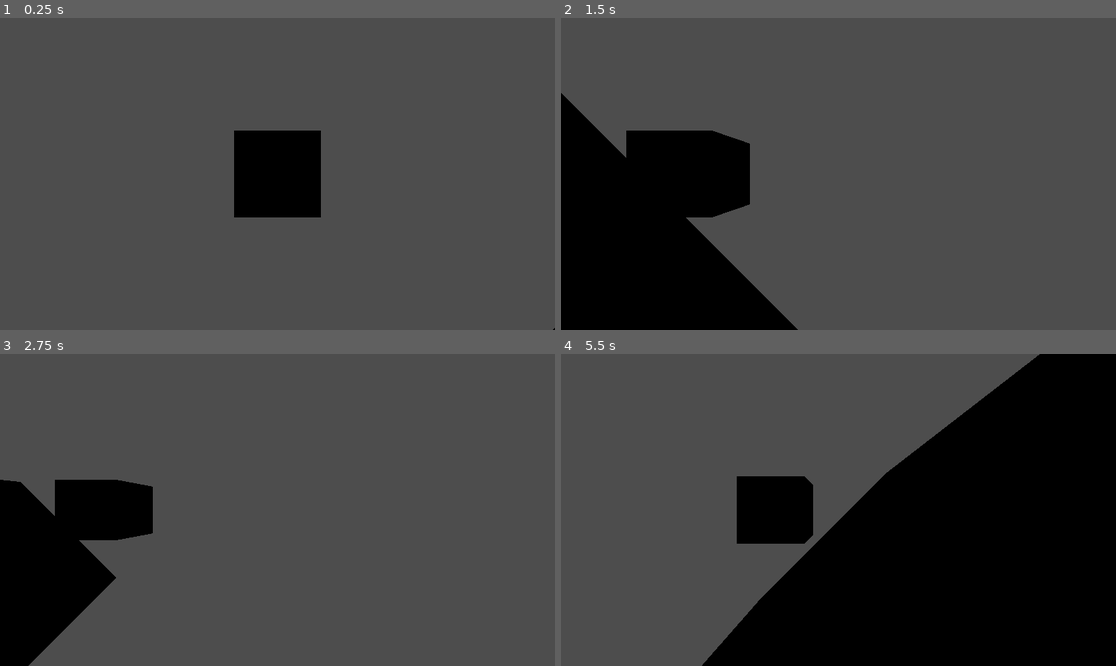
Above: before the commit, frames 1-4 (two rows, left to right).
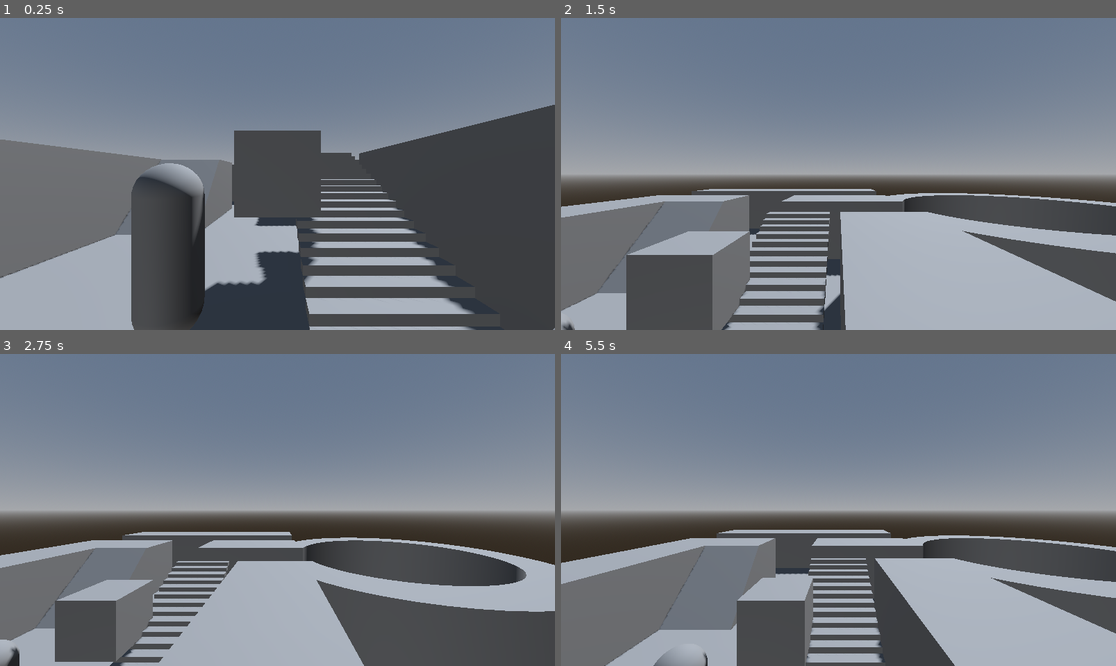
Above: after the commit, the same moments.

Repository: sgc6512/dungeon-crawl-jam
Game: Godot game, scene res://main.tscn
Two runs of this game, one before a commit and one after it. Both use one fixed random seed, a clock stepped at 60 frames per second and the inputs below.
Inputs:
- Up to frame 1 (0.25 s): no input
- Up to frame 2 (1.5 s): tap Enter at 0.5 s; hold D (right) 0.53-1.28 s; hold S (down) from 1.28 s (still down)
- Up to frame 3 (2.75 s): release S (down) at 2.03 s; hold D (right) from 2.03 s (still down)
- Up to frame 4 (5.5 s): release D (right) at 2.78 s; hold W (up) 2.78-3.53 s; hold A (left) 3.53-5.03 s; hold S (down) from 5.03 s (still down)

The runs differ from the first frame. In frame 1, 73% of the frame differs, in the area x 0-100%, y 0-100%; in frame 2, 89%; in frame 3, 82%; in frame 4, 98%.

Commit message:
Added floor check
TODO: BUG, It only works when player is stopped.

Diff:
--- a/main.tscn
+++ b/main.tscn
@@ -1,6 +1,7 @@
-[gd_scene load_steps=6 format=3 uid="uid://cpy1tqa5ild8d"]
+[gd_scene load_steps=7 format=3 uid="uid://cpy1tqa5ild8d"]
 
 [ext_resource type="Script" path="res://player.gd" id="1_jj5qa"]
+[ext_resource type="PackedScene" uid="uid://cmmdmtcjahfcj" path="res://Levels/level_testing.tscn" id="2_qak1x"]
 
 [sub_resource type="BoxShape3D" id="BoxShape3D_hdpxq"]
 
@@ -40,3 +41,6 @@
 
 [node name="MeshInstance3D" type="MeshInstance3D" parent="StaticBody3D2"]
 mesh = SubResource("BoxMesh_mp3br")
+
+[node name="LevelTesting" parent="." instance=ExtResource("2_qak1x")]
+transform = Transform3D(1, 0, 0, 0, 1, 0, 0, 0, 1, -1, -1.5, 0)
--- a/player.gd
+++ b/player.gd
@@ -3,12 +3,16 @@
 @onready var player = %Player
 @onready var moving:bool = false
 @onready var target_position:Vector2 = Vector2(100, 100)
+@onready var player_size:Vector3 = Vector3(1,1.5,1)
 
 # Get the gravity from the project settings to be synced with RigidBody nodes.
 var gravity = ProjectSettings.get_setting("physics/3d/default_gravity")
 
 
 func _physics_process(_delta):
+	# Accessing space required for Raycasts
+	var space_state = get_world_3d().direct_space_state
+
 	# Get the input direction and handle the movement/deceleration.
 	# Decided to stick with tweening. We can handle going up slopes or falling down as edge cases
 	var input_dir = Input.get_vector("left", "right", "up", "down")
@@ -34,9 +38,26 @@
 			Tween.TRANS_SINE)
 		tween.connect("finished", on_tween_finished)
 
+	var floor_raycast = check_floor(space_state)
+	if floor_raycast.has("collider"):
+		position.y = floor_raycast.position.y + player_size.y
+	else:
+		position.y -= gravity * _delta
+
 	# Potentially not needed as we are not using the velocity
 	# move_and_slide()
 
 
 func on_tween_finished():
 	moving = false
+
+
+func check_floor(space):
+	# Create starting and target point of the ray, offset the target by small fraction
+	var origin_pos = global_position
+	var target_pos = global_position - Vector3(0, player_size.y + 0.1, 0)
+	var floor_query = PhysicsRayQueryParameters3D.create(origin_pos, target_pos)
+	var floor_result = space.intersect_ray(floor_query)
+	# Test for debugging
+	#print(floor_result.collider if floor_result.has("collider") else "Nothing")
+	return floor_result
